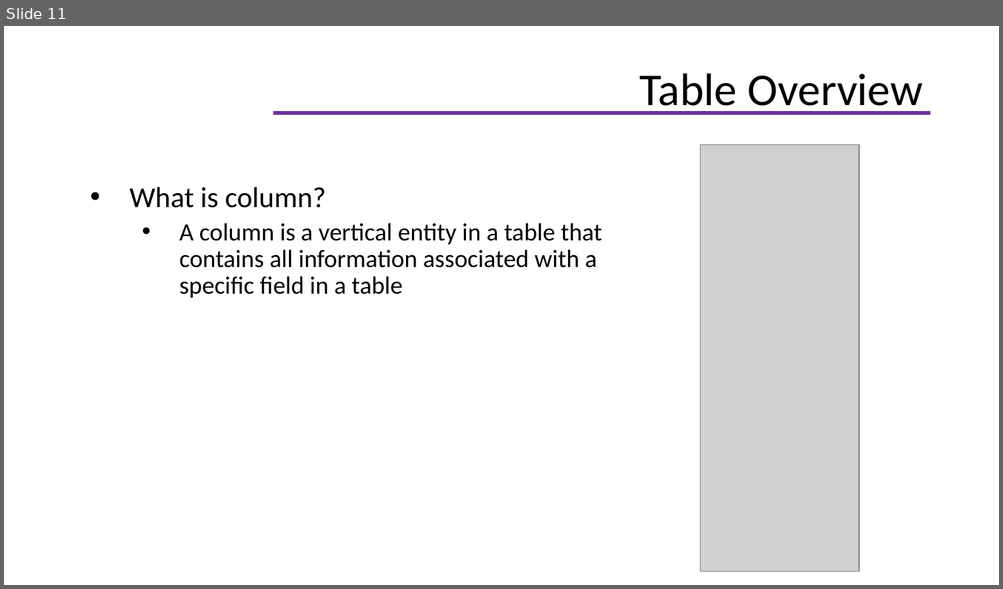
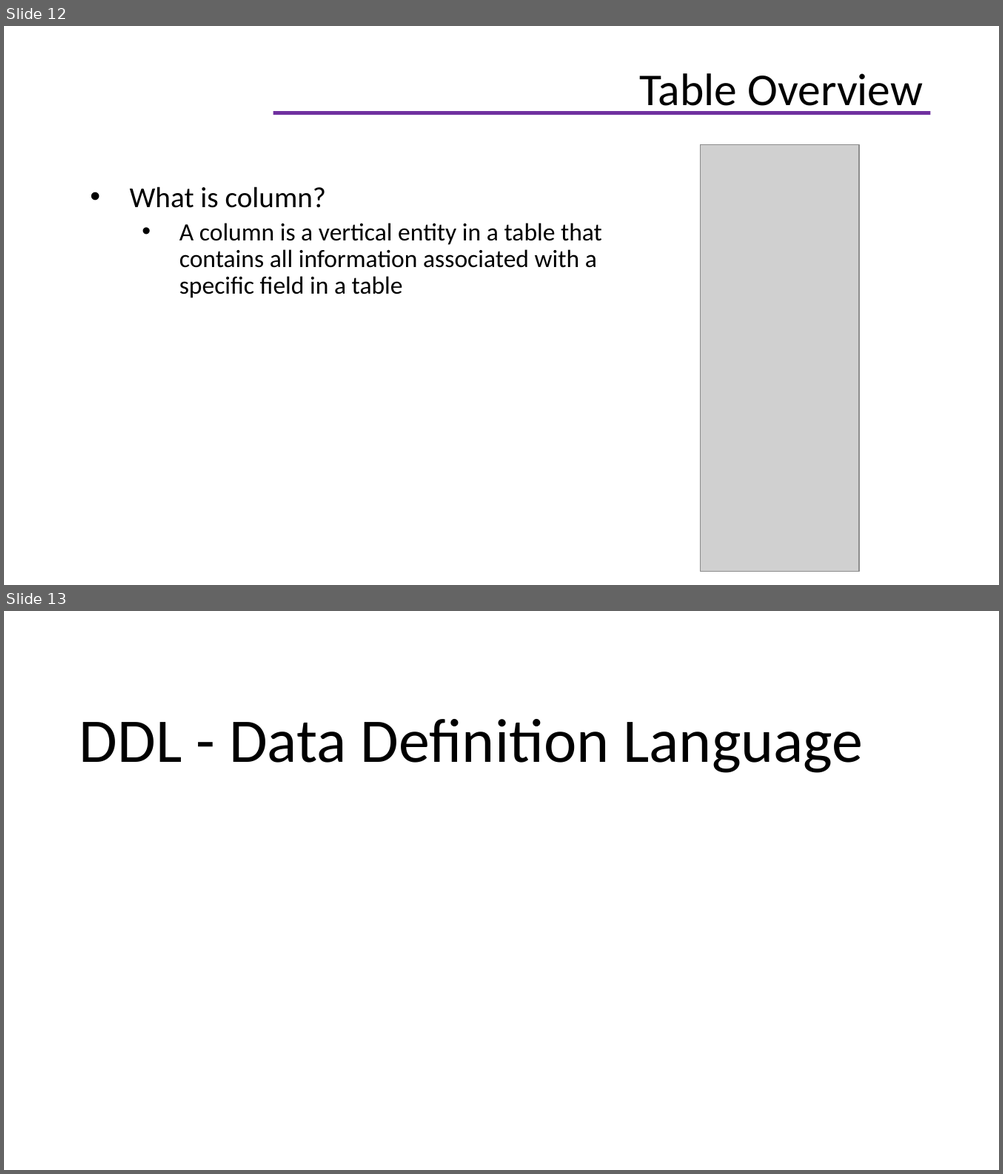
Before and after one commit to helenhash/database-training, a slide deck: database.pptx. Shown one above the other, each under a label of ours: slide 11 before the commit, slides 12 and 13 after it. The pictures are 1003x589 and 1003x1174 pixels, drawn with LibreOffice and Linux fonts; fonts in the diff are those of the drawing; grey boxes stand for pictures; background and template pictures are left out. Boxes give left, top, right and bottom in pixels: in the first picture for what was removed or moved away, otherwise in the second. Text is boxed around its words. In the diff, an @@ line names an element or a change of style, - is before the commit and + after.

```diff
--- a/database.pptx
+++ b/database.pptx
@@ slide 13 added at (x1=4, y1=611, x2=999, y2=1170), background #FFFFFF @@
@@ title added at (x1=79, y1=719, x2=862, y2=773), 45 pt, text #000000 @@
+DDL - Data Definition Language
@@ what was slide 11 is now slide 12 @@
```
Also in this commit, not shown: 7 slides changed, 11 other slides added, 9 other files.
